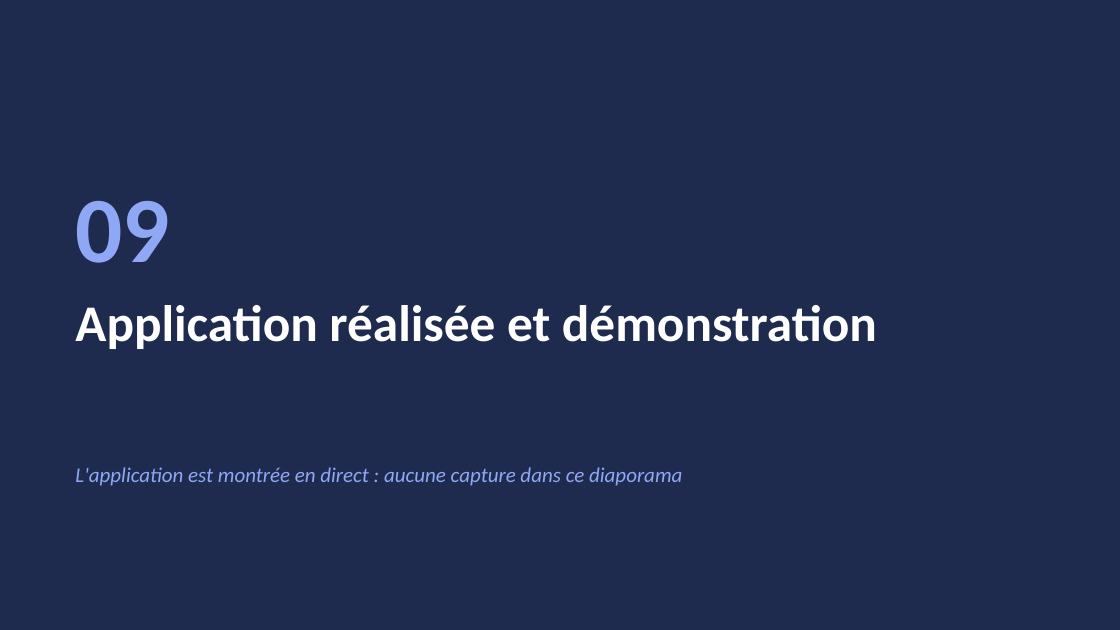
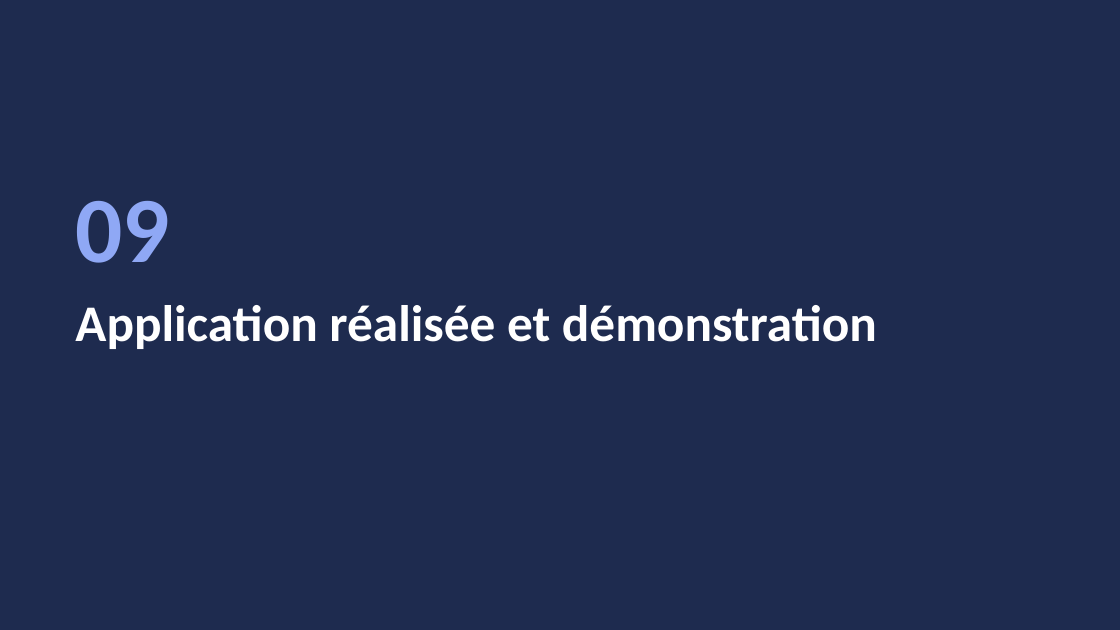
Before and after one commit to kaderouadahi/EcoBudget, a slide deck: slide 47 of livrables/EcoBudget.pptx. Drawn at 1120x630 pixels with LibreOffice and Linux fonts; fonts in the diff are those of the drawing. Boxes give left, top, right and bottom in pixels: in the first picture for what was removed or moved away, otherwise in the second. Text is boxed around its words. In the diff, an @@ line names an element or a change of style, - is before the commit and + after.

```diff
--- a/livrables/EcoBudget.pptx
+++ b/livrables/EcoBudget.pptx
@@ text removed at (75, 467, 682, 486) @@
-L'application est montrée en direct : aucune capture dans ce diaporama
```
Also in this commit, not shown: 8 other slides changed, 1 other file.
